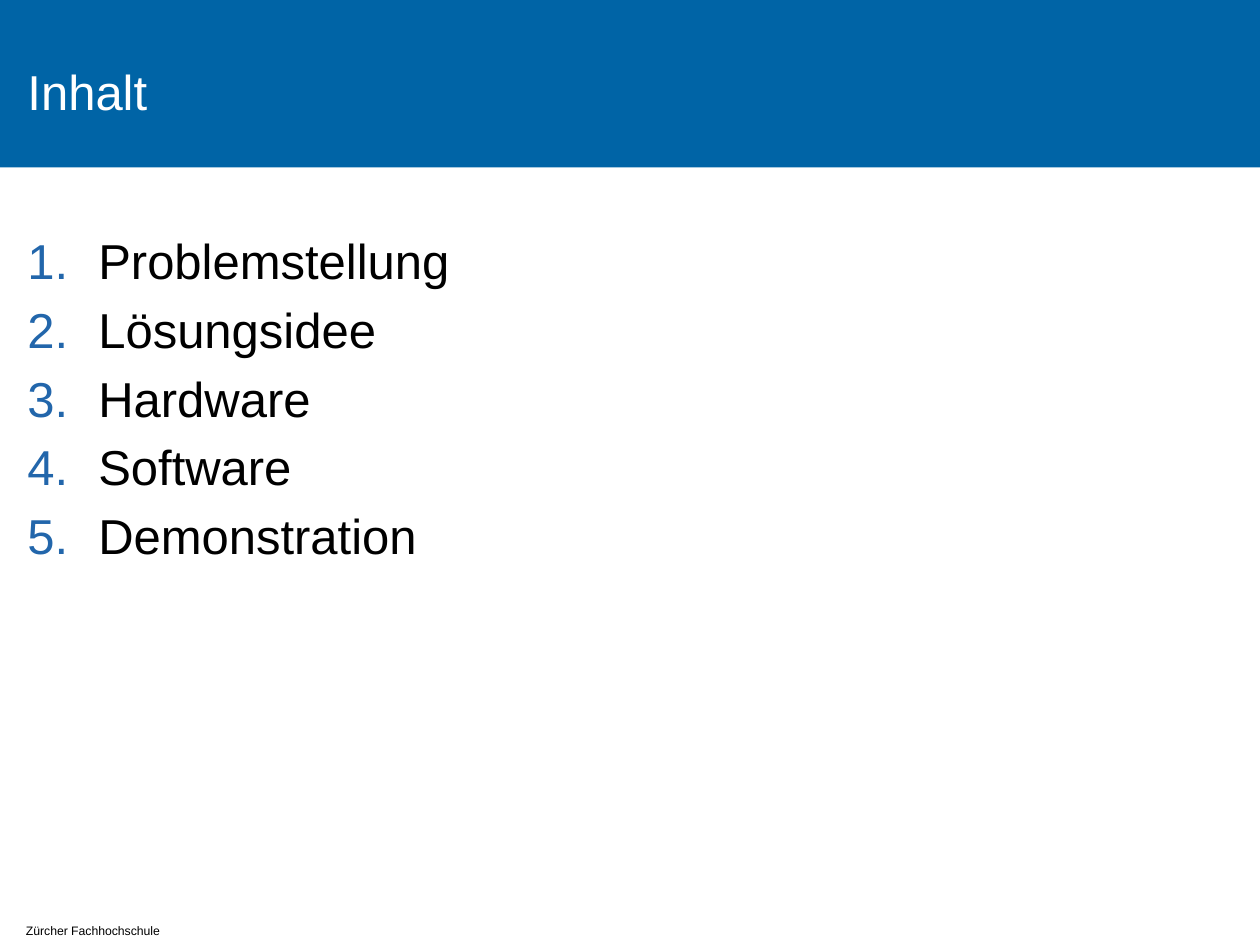
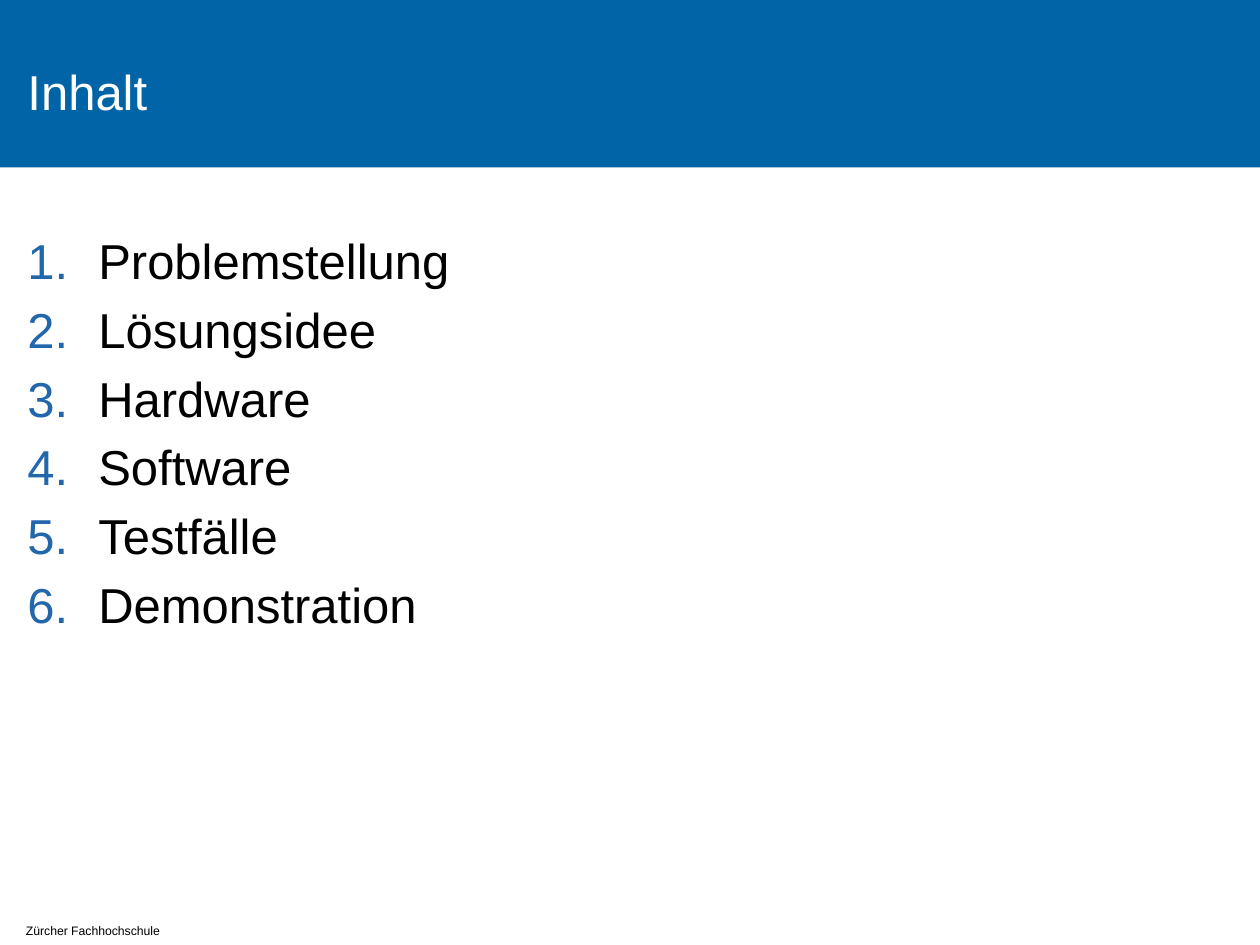
Before and after one commit to tokeller/WeKeBA, a slide deck: slide 2 of 9001_Praesentation/Praesentation.pptx. Drawn at 1260x945 pixels with LibreOffice and Linux fonts; fonts in the diff are those of the drawing; background and template pictures are left out. Boxes give left, top, right and bottom in pixels: in the first picture for what was removed or moved away, otherwise in the second. Text is boxed around its words. In the diff, an @@ line names an element or a change of style, - is before the commit and + after.

```diff
--- a/9001_Praesentation/Praesentation.pptx
+++ b/9001_Praesentation/Praesentation.pptx
@@ text at [98,518,277,555]: paragraph added @@
+5. Testfälle
```
Also in this commit, not shown: 3 other slides changed, 9 slides added, 1 slide removed.
